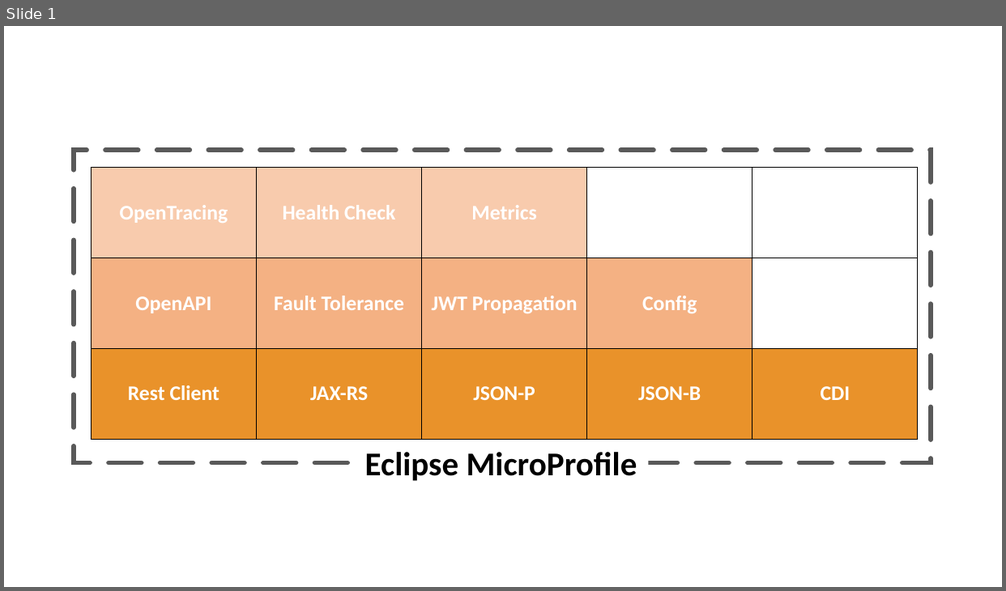
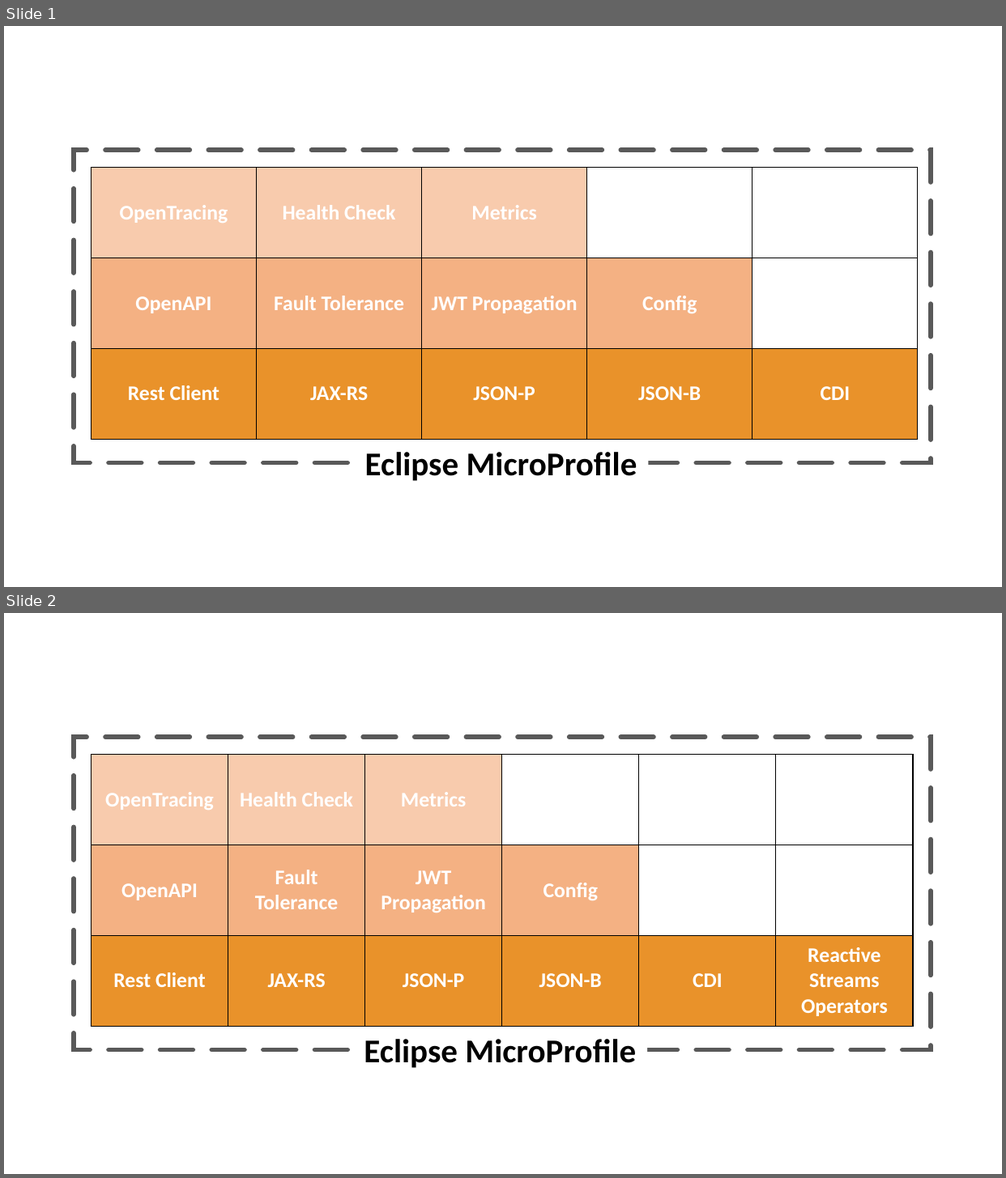
Before and after one commit to OpenLiberty/docs, a slide deck: img/microprofile-layers.pptx. Shown one above the other, each under a label of ours: slide 1 before the commit, slides 1 and 2 after it. The pictures are 1006x591 and 1006x1178 pixels, drawn with LibreOffice and Linux fonts; fonts in the diff are those of the drawing. Boxes give left, top, right and bottom in pixels: in the first picture for what was removed or moved away, otherwise in the second. Text is boxed around its words. In the diff, an @@ line names an element or a change of style, - is before the commit and + after.

Commit message:
opreserve old slide

```diff
--- a/img/microprofile-layers.pptx
+++ b/img/microprofile-layers.pptx
@@ slide 2 added at box(4, 613, 1002, 1174), background #FFFFFF @@
@@ rectangle added at box(74, 737, 931, 1050), outline #595959 4.5 pt dashed @@
@@ table added at box(91, 755, 913, 1026), 3 rows, 6 columns @@
+OpenTracing | Health Check | Metrics |  |  | 
+OpenAPI | Fault Tolerance | JWT Propagation | Config |  | 
+Rest Client | JAX-RS | JSON-P | JSON-B | CDI | Reactive Streams Operators
@@ rectangle added at box(356, 1026, 648, 1074), fill #FFFFFF, 32 pt, text #000000, bold @@
+Eclipse MicroProfile
```
Also in this commit, not shown: 1 other file.
